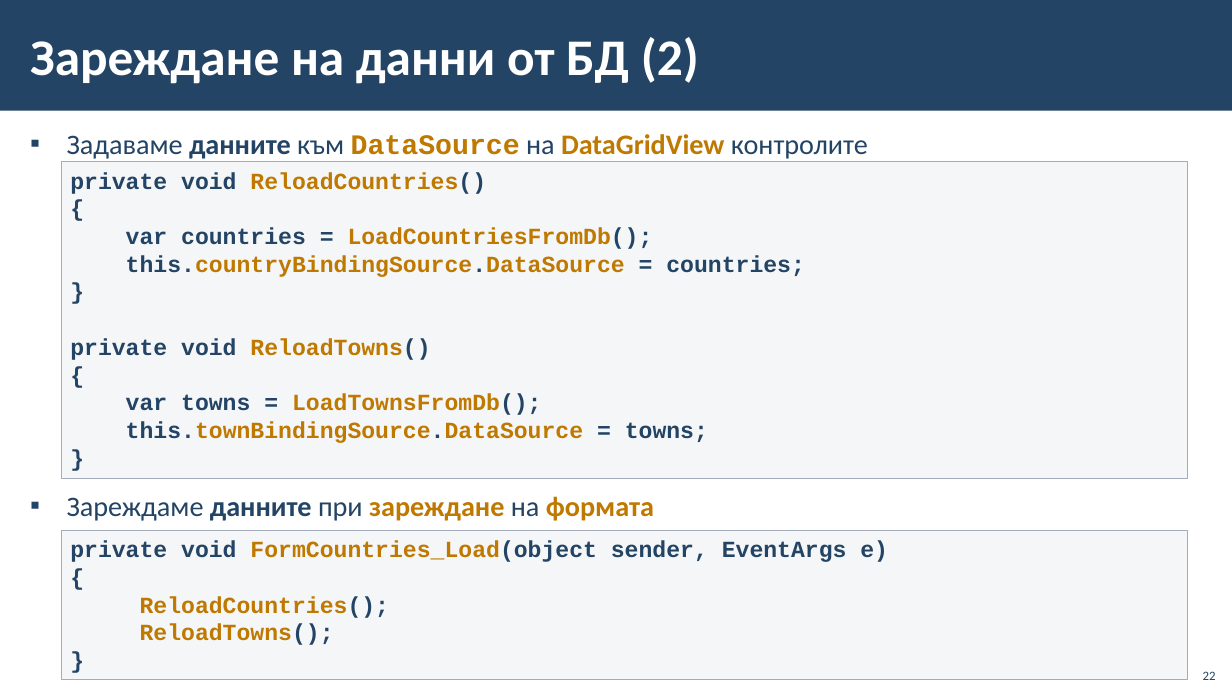
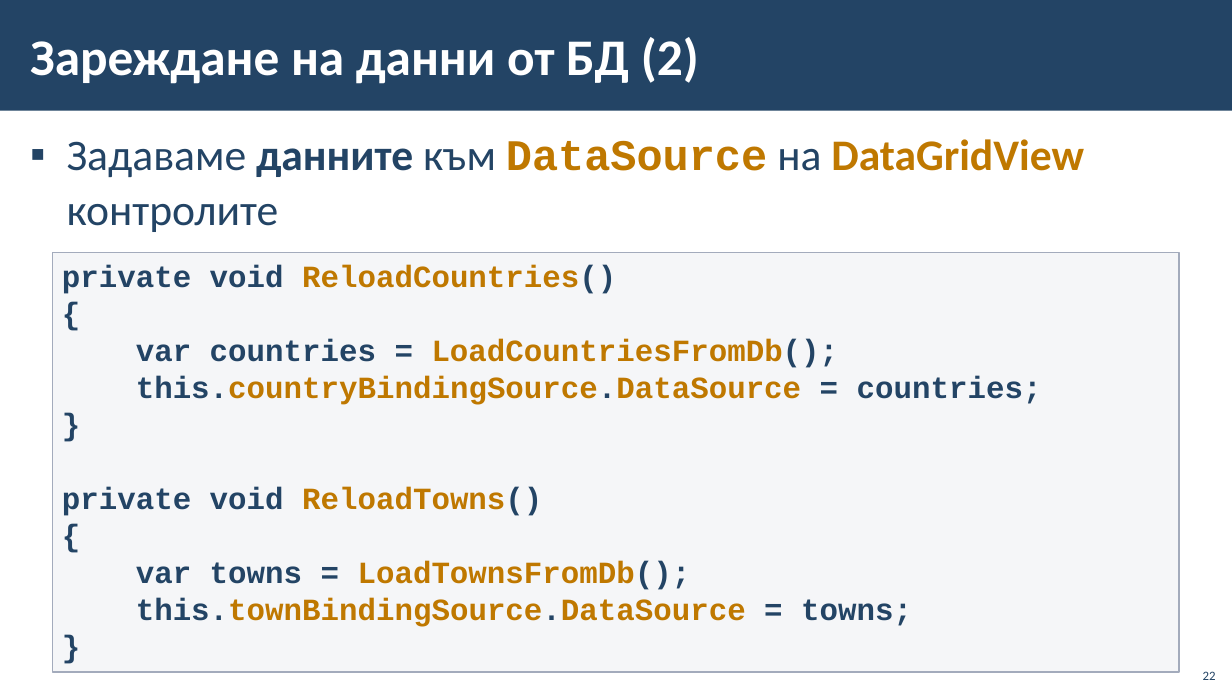
Before and after one commit to BG-IT-Edu/School-Programming, a slide deck: slide 22 of Courses/Software-Sciences/Module-4-Information-Systems-New/08-Navigation-between-Tables/08-Navigation-between-Tables.pptx. Drawn at 1232x693 pixels with LibreOffice and Linux fonts; fonts in the diff are those of the drawing; background and template pictures are left out. Boxes give left, top, right and bottom in pixels: in the first picture for what was removed or moved away, otherwise in the second. Text is boxed around its words. In the diff, an @@ line names an element or a change of style, - is before the commit and + after.

Commit message:
minor fixes

```diff
--- a/Courses/Software-Sciences/Module-4-Information-Systems-New/08-Navigation-between-Tables/08-Navigation-between-Tables.pptx
+++ b/Courses/Software-Sciences/Module-4-Information-Systems-New/08-Navigation-between-Tables/08-Navigation-between-Tables.pptx
@@ text "Задаваме данните към DataSource на ..." at bbox=[67, 139, 1084, 232]: size 22 to 34 pt @@
@@ rectangle "private void ReloadCountries()": place and size @@
-rectangle "private void ReloadCountries()" at bbox=[61, 162, 1188, 479]
+rectangle "private void ReloadCountries()" at bbox=[53, 252, 1179, 672]
@@ rectangle "private void ReloadCountries()" at bbox=[53, 252, 1179, 672]: size 18 to 24 pt @@
@@ text at bbox=[67, 496, 654, 521]: paragraph removed @@
-▪ Зареждаме данните при зареждане на формата
@@ rectangle removed at bbox=[61, 531, 1188, 680] @@
-private void FormCountries_Load(object sender, EventArgs e)
-{
-ReloadCountries();
-ReloadTowns();
-}
```
Also in this commit, not shown: 2 other slides changed, 1 slide added.
